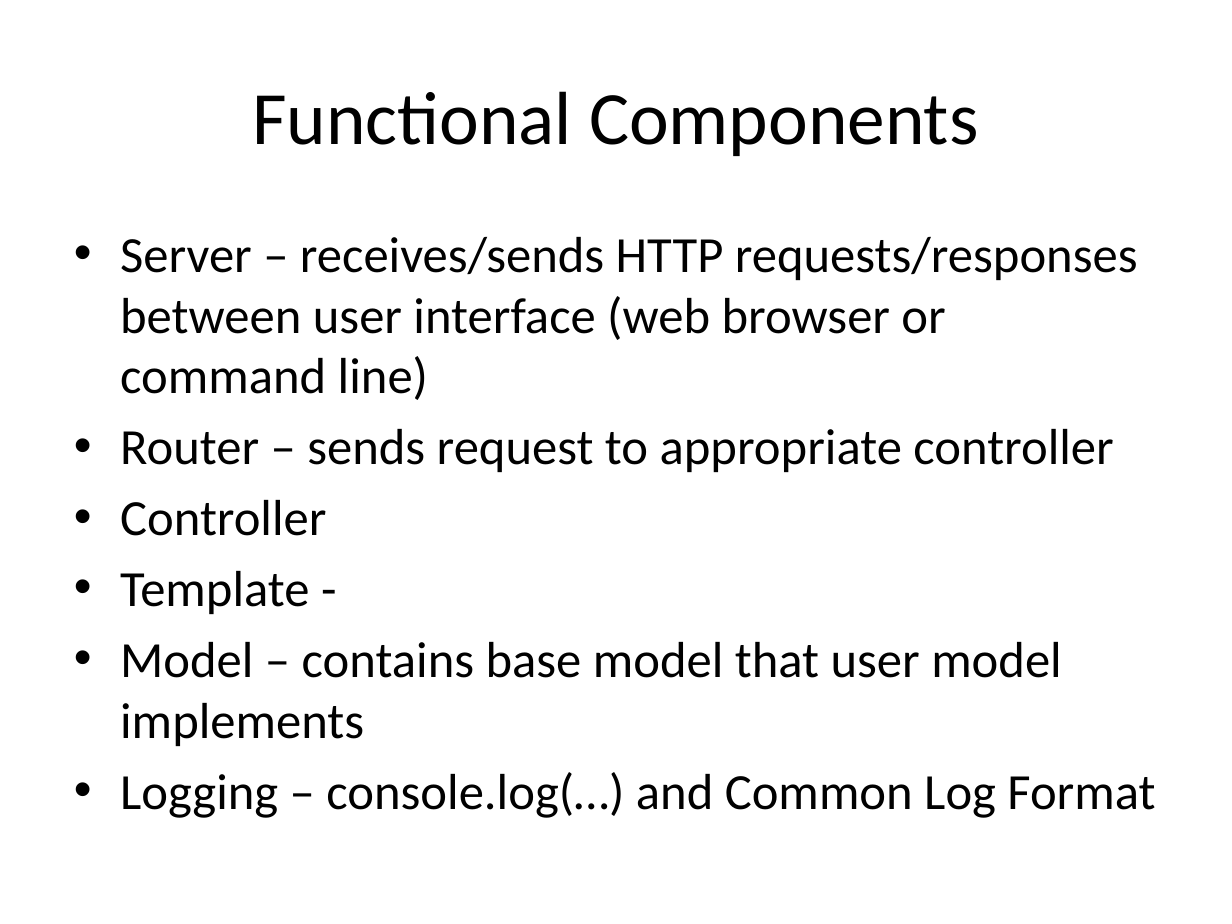
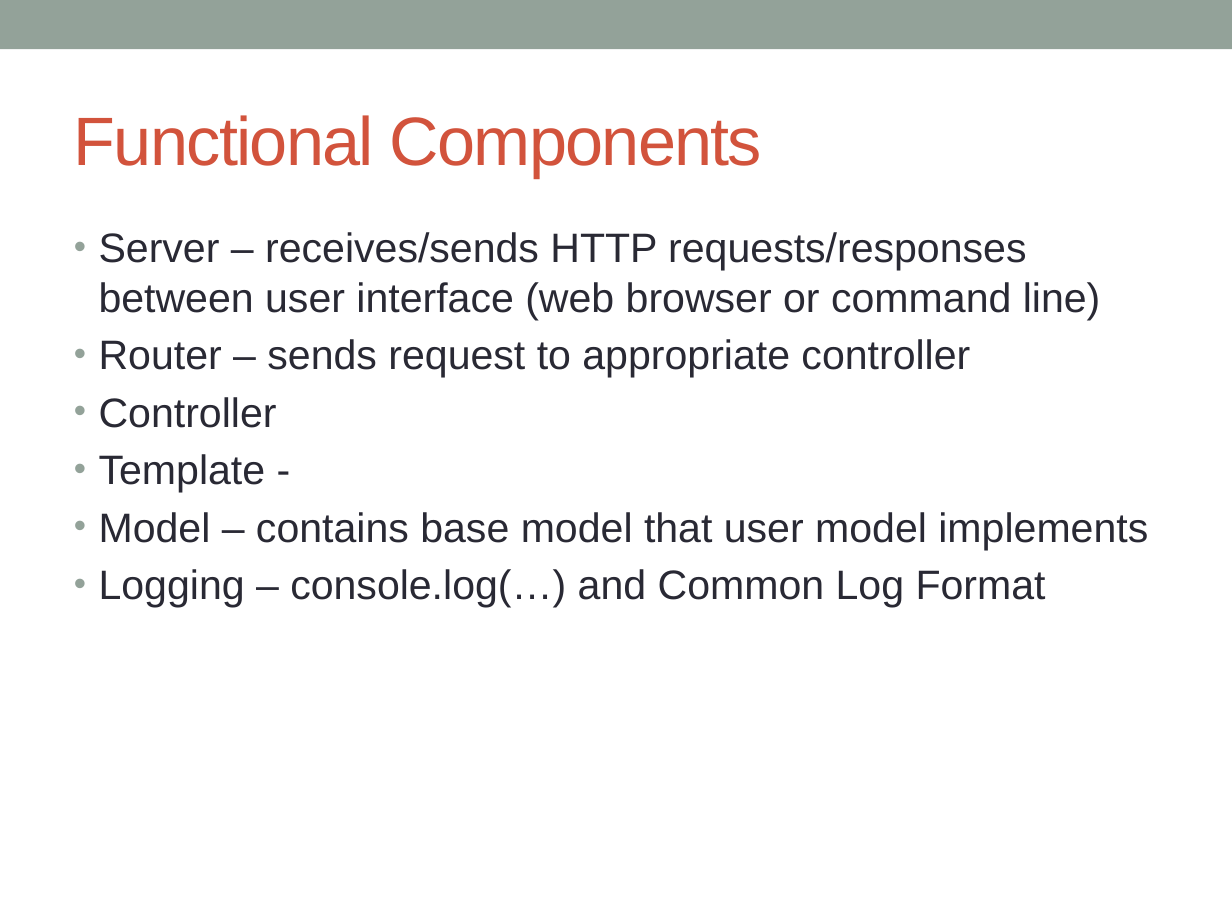
Before and after one commit to nodemvc/node-mvc, a slide deck: slide 14 of Documents/nodeMvcPresentation.pptx (slide 6 before the commit). Drawn at 1232x924 pixels with LibreOffice and Linux fonts; fonts in the diff are those of the drawing. Boxes give left, top, right and bottom in pixels: in the first picture for what was removed or moved away, otherwise in the second. Text is boxed around its words. In the diff, an @@ line names an element or a change of style, - is before the commit and + after.

```diff
--- a/Documents/nodeMvcPresentation.pptx
+++ b/Documents/nodeMvcPresentation.pptx
@@ rectangle added at (x1=0, y1=0, x2=1232, y2=49), fill #93A299 @@
@@ title "Functional Components" moved from (x1=252, y1=91, x2=978, y2=156) to (x1=74, y1=115, x2=763, y2=178) @@
@@ title "Functional Components" at (x1=74, y1=115, x2=763, y2=178): size 44 to 40 pt, font Calibri to Arial, text colour #000000 to #D2533C, letter spacing 0 to -1 pt; alignment centre to left @@
@@ text "Server – receives/sends HTTP requests/responses ..." at (x1=99, y1=232, x2=1148, y2=607): size 29.6 to 24 pt, font Calibri to Arial, text colour #000000 to #292934; indent changed; less space between paragraphs @@
```
Also in this commit, not shown: 7 other slides changed, 6 slides added, 4 slides removed.
